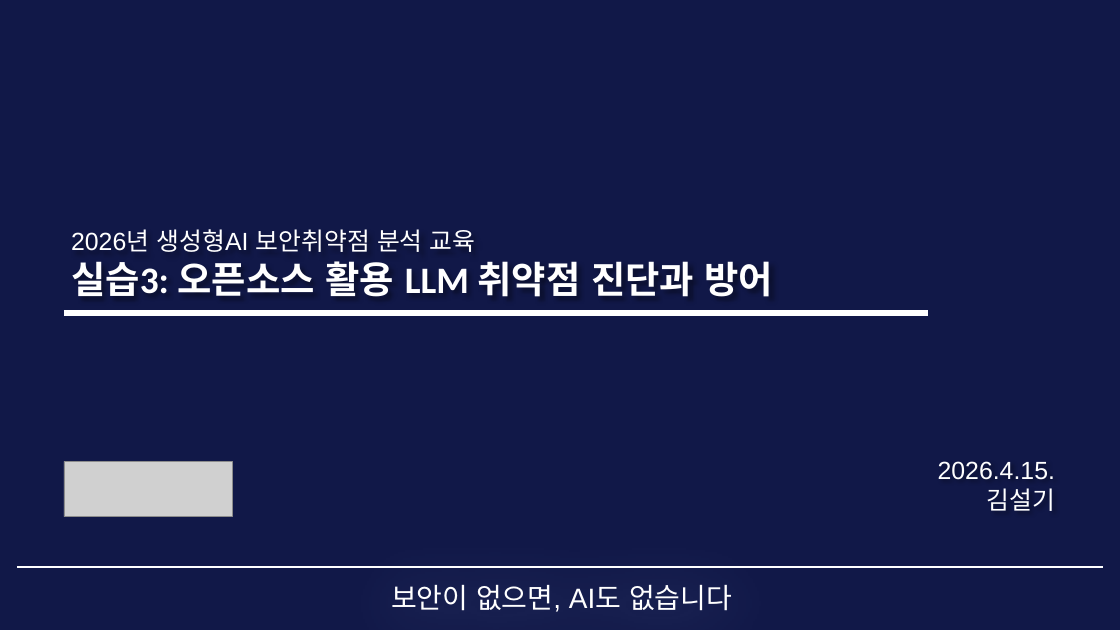
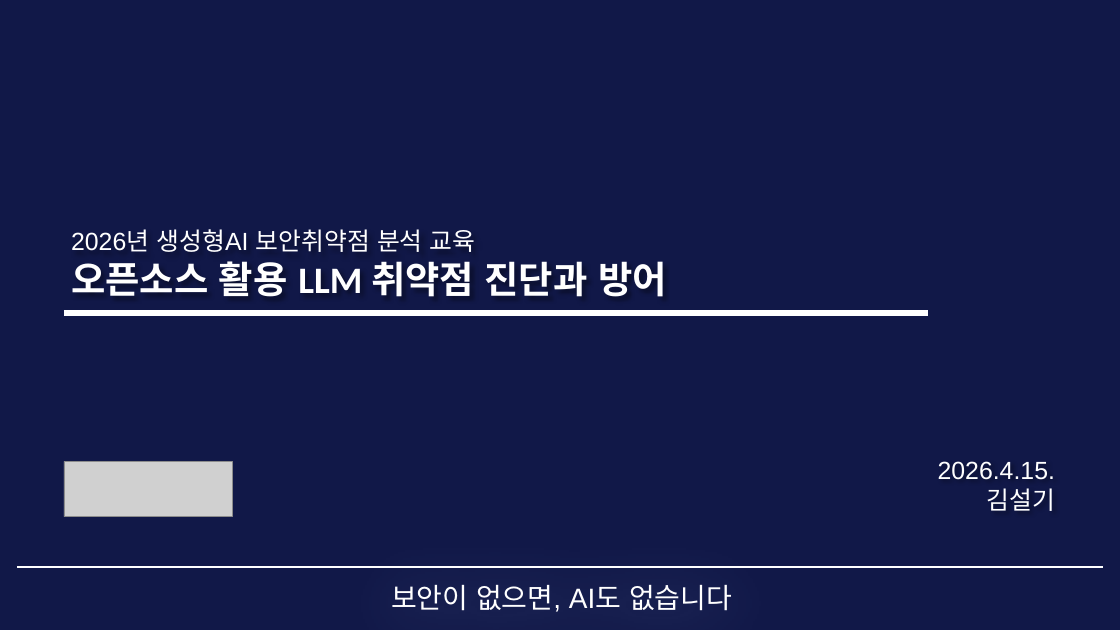
Before and after one commit to sulgik/security-workshop, a slide deck: slide 1 of class/3일차_5.pptx. Drawn at 1120x630 pixels with LibreOffice and Linux fonts; fonts in the diff are those of the drawing; grey boxes stand for pictures. Boxes give left, top, right and bottom in pixels: in the first picture for what was removed or moved away, otherwise in the second. Text is boxed around its words. In the diff, an @@ line names an element or a change of style, - is before the commit and + after.

```diff
--- a/class/3일차_5.pptx
+++ b/class/3일차_5.pptx
@@ title at bbox=[71, 229, 667, 297]: text changed; size 32 to 21.3 pt; font Calibri to Arial; bold off @@
-2026년 생성형AI 보안취약점 분석 교육
-실습3: 오픈소스 활용 LLM 취약점 진단과 방어
+2026년 생성형AI 보안취약점 분석 교육
+오픈소스 활용 LLM 취약점 진단과 방어
```
Also in this commit, not shown: 2 slides added, 2 other files.
